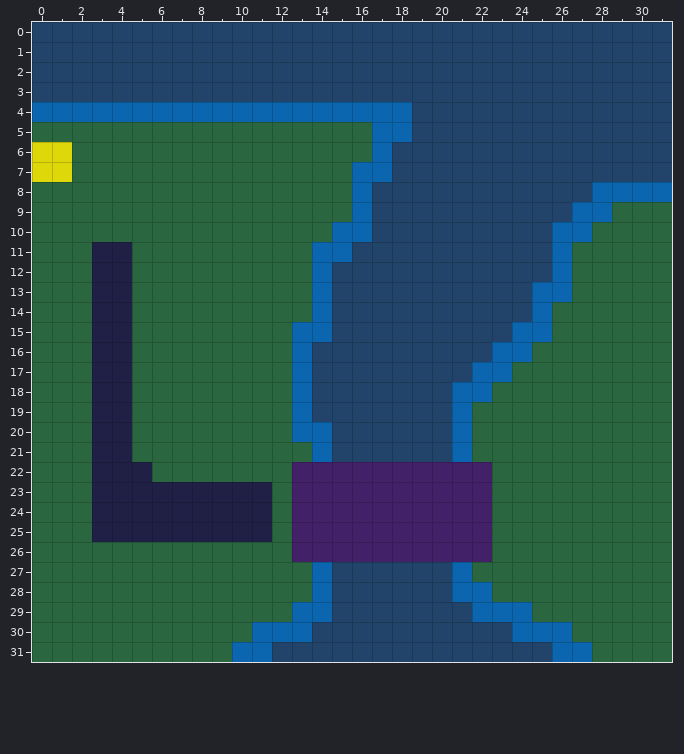
Level history. Tiled map: assets/tilemaps/level2.tmx. That is the earlier state.
Cells are 32x32 px. Shown: x 0..31, y 0..31.
The same view after the edit:
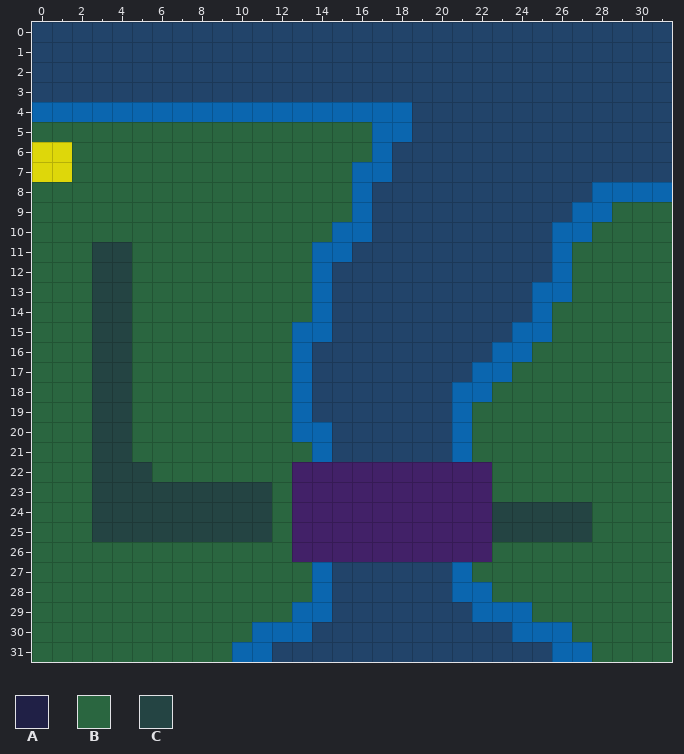
Key: from "basicTiles": A 0, B 1, C 2.
_ is an empty cell.
Tiles replaced or removed in this view: A, B.
Diff:
Changed rows in their new state; . is an unchanged cell.
Layer "background":
first column x 3:
11 CC.......................
12 CC.......................
13 CC.......................
14 CC.......................
15 CC.......................
16 CC.......................
17 CC.......................
18 CC.......................
19 CC.......................
20 CC.......................
21 CC.......................
22 CCC......................
23 CCCCCCCCC................
24 CCCCCCCCC...........CCCCC
25 CCCCCCCCC...........CCCCC
